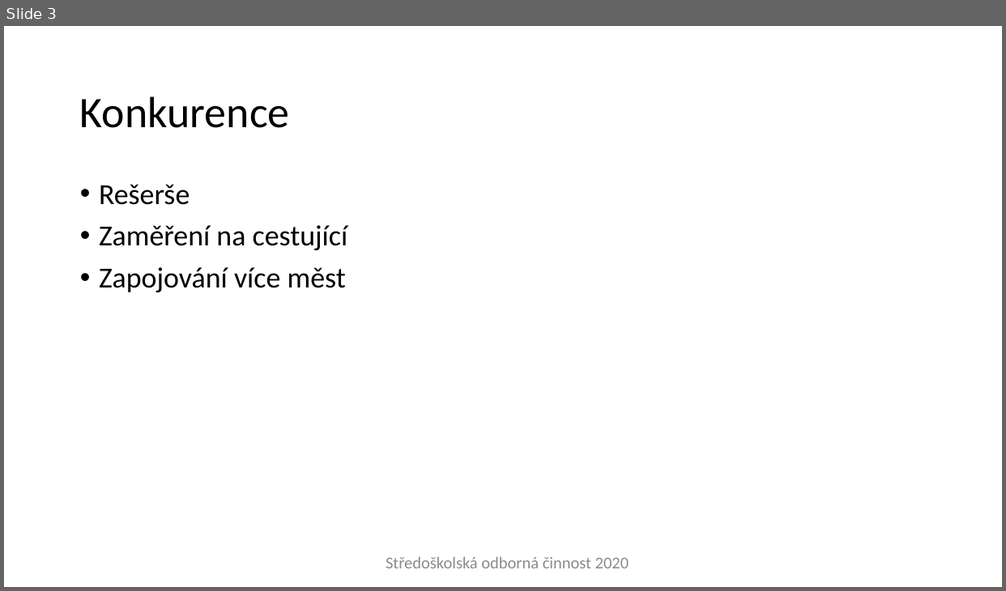
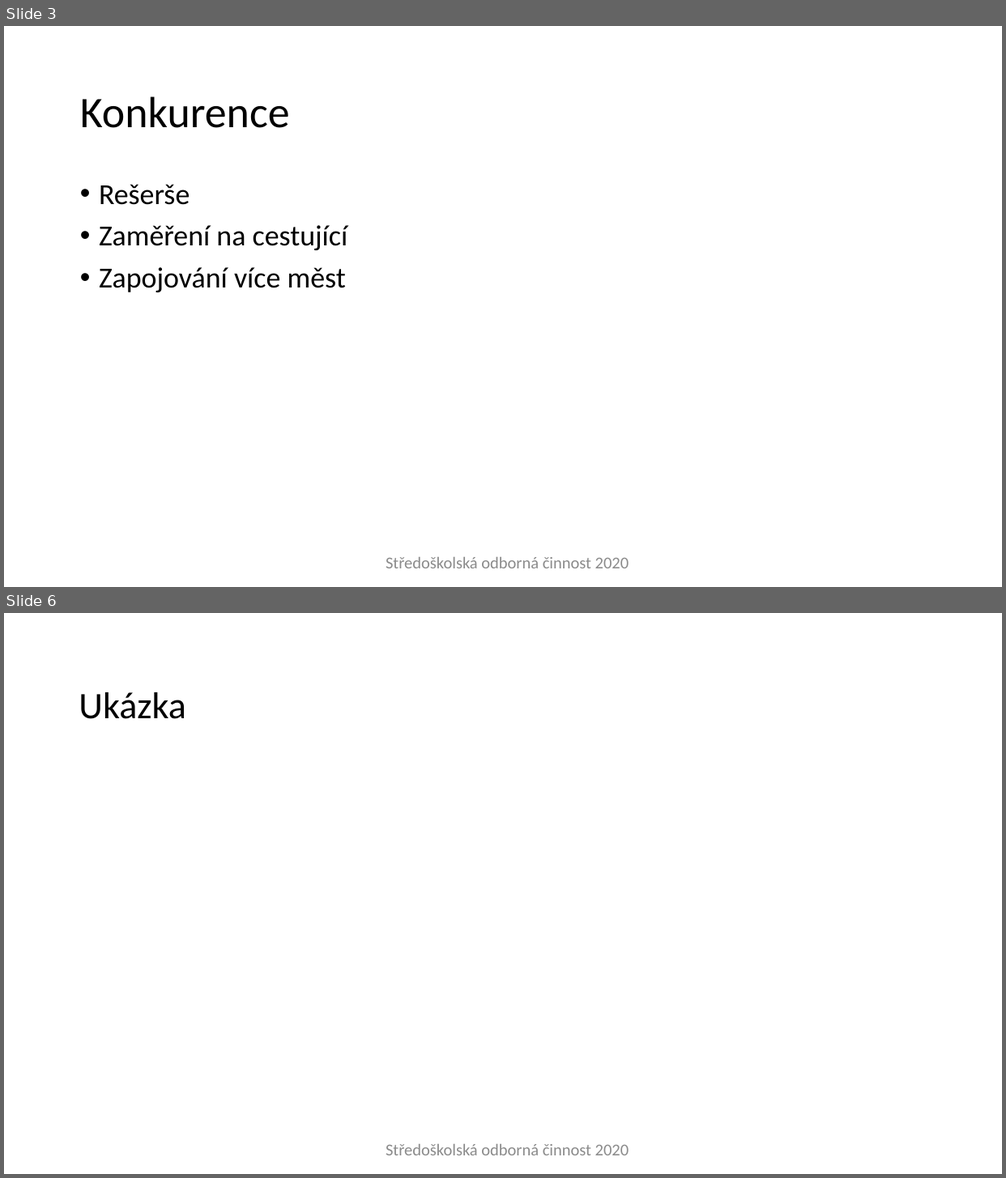
Before and after one commit to ProjectVHD/Dokumentace, a slide deck: Obhajoba.odp. Shown one above the other, each under a label of ours: slide 3 before the commit, slides 3 and 6 after it; the slides between them are not shown. The pictures are 1006x591 and 1006x1178 pixels, drawn with LibreOffice and Linux fonts; fonts in the diff are those of the drawing; background and template pictures are left out. Boxes give left, top, right and bottom in pixels: in the first picture for what was removed or moved away, otherwise in the second. Text is boxed around its words. In the diff, an @@ line names an element or a change of style, - is before the commit and + after.

```diff
--- a/Obhajoba.odp
+++ b/Obhajoba.odp
@@ slide 6 added at [4,613,1002,1174], background #FFFFFF @@
@@ title added at [79,692,186,719], 36 pt, text #000000 @@
+Ukázka
@@ rectangle added at [377,1135,637,1165], outline #FFFFFF 0 pt, 16 pt, text #8B8B8B @@
+Středoškolská odborná činnost 2020
```
Also in this commit, not shown: 3 slides changed, 1 other slide added, 2 other files.
